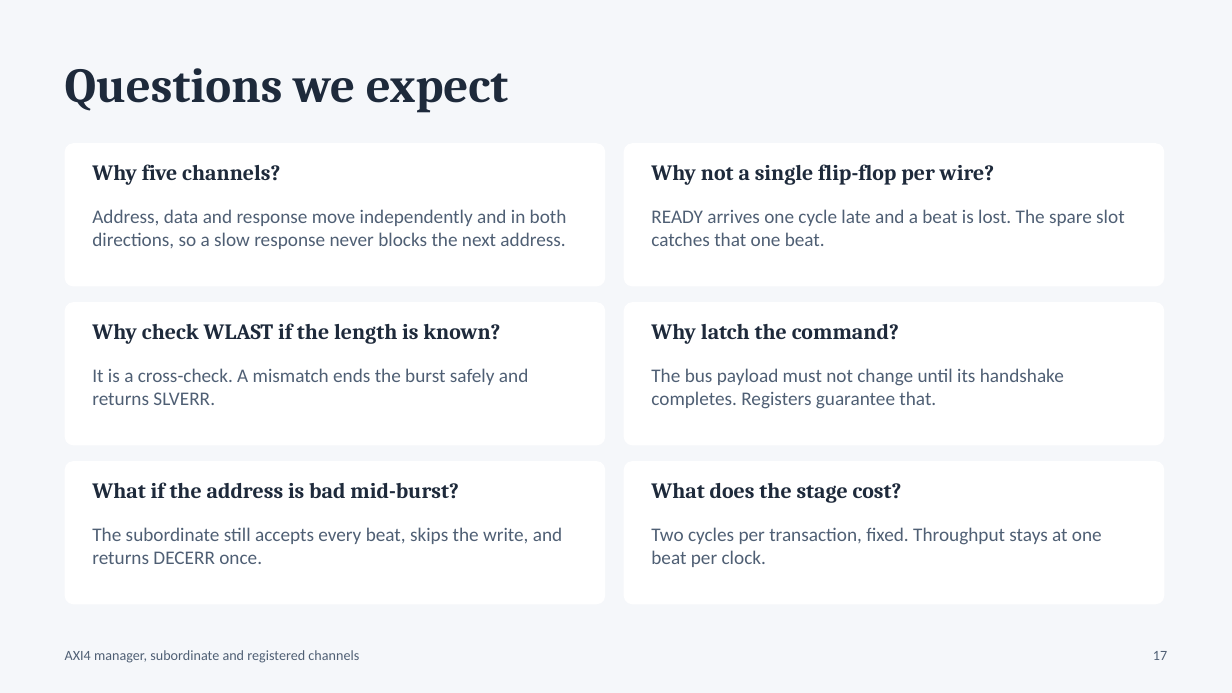
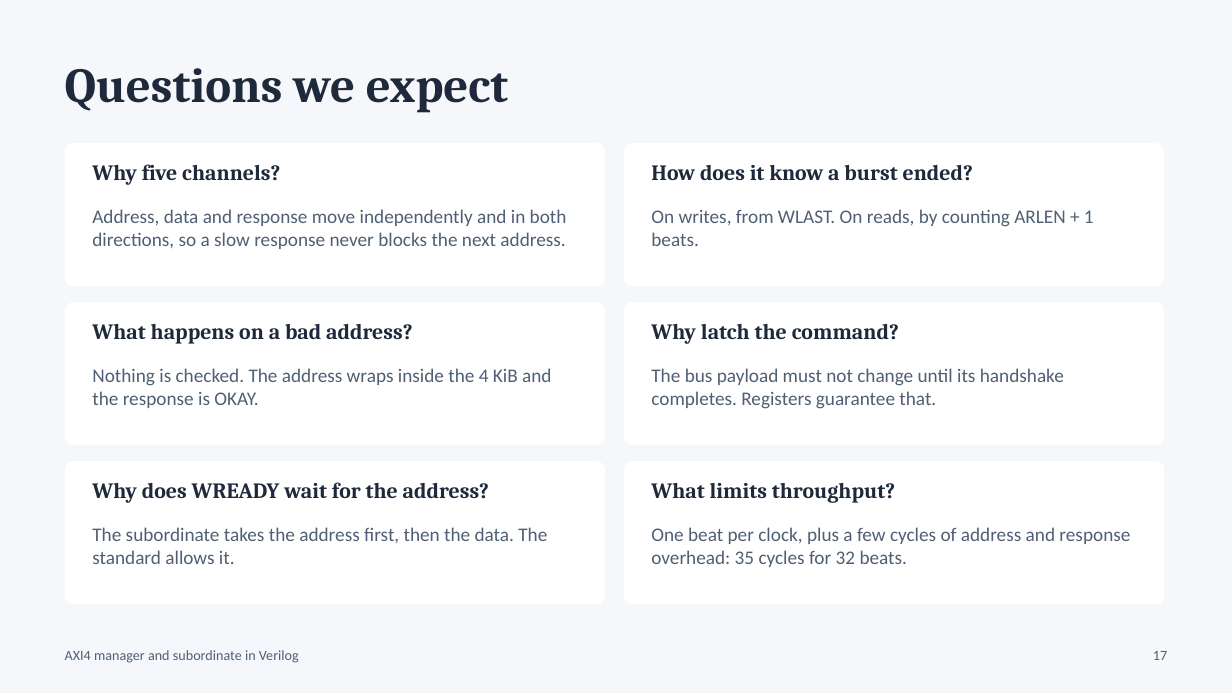
Before and after one commit to Moksha2709/Axi4_FPGA_Implementation, a slide deck: slide 17 of docs/AXI4_Viva_Presentation.pptx. Drawn at 1232x693 pixels with LibreOffice and Linux fonts; fonts in the diff are those of the drawing. Boxes give left, top, right and bottom in pixels: in the first picture for what was removed or moved away, otherwise in the second. Text is boxed around its words. In the diff, an @@ line names an element or a change of style, - is before the commit and + after.

Commit message:
Bare AXI4: remove register stages, error checks and extra host signals; regenerate diagram, waveforms and presentation

```diff
--- a/docs/AXI4_Viva_Presentation.pptx
+++ b/docs/AXI4_Viva_Presentation.pptx
@@ text at [651,165,973,181]: text changed @@
-Why not a single flip-flop per wire?
+How does it know a burst ended?
@@ text at [651,209,1094,246]: text changed @@
-READY arrives one cycle late and a beat is lost. The spare slot catches that one beat.
+On writes, from WLAST. On reads, by counting ARLEN + 1 beats.
@@ text at [92,324,412,344]: text changed @@
-Why check WLAST if the length is known?
+What happens on a bad address?
@@ text at [92,368,551,408]: text changed @@
-It is a cross-check. A mismatch ends the burst safely and returns SLVERR.
+Nothing is checked. The address wraps inside the 4 KiB and the response is OKAY.
@@ text at [92,482,489,503]: text changed @@
-What if the address is bad mid-burst?
+Why does WREADY wait for the address?
@@ text at [651,483,895,503]: text changed @@
-What does the stage cost?
+What limits throughput?
@@ text at [92,527,547,564]: text changed @@
-The subordinate still accepts every beat, skips the write, and returns DECERR once.
+The subordinate takes the address first, then the data. The standard allows it.
@@ text at [651,527,1130,567]: text changed @@
-Two cycles per transaction, fixed. Throughput stays at one beat per clock.
+One beat per clock, plus a few cycles of address and response overhead: 35 cycles for 32 beats.
@@ text at [65,650,299,663]: text changed @@
-AXI4 manager, subordinate and registered channels
+AXI4 manager and subordinate in Verilog
```
Also in this commit, not shown: 14 other slides changed, 2 slides added, 2 slides removed, 26 other files.
